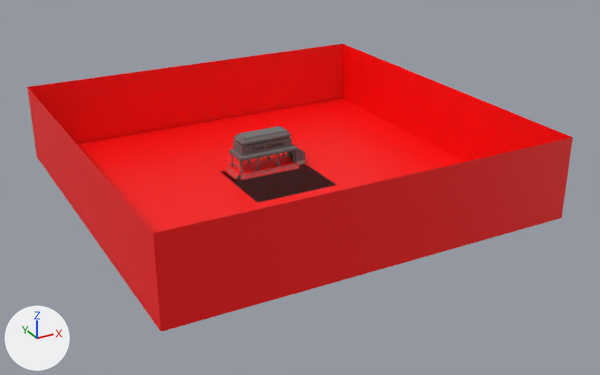
An edit to the glTF model models/train_station.glb, drawn before and after from the same camera.
Before and after are seen from a 50 mm lens placed at (-162.0, -317.0, 151.0), pointed at (6.0, -11.0, -2.0). The axes (+X, +Y, +Z) are drawn at lower left. The lights are the same throughout. Where no turn or scale is listed for an object, it has been applied to the vertices.

In view in the first picture: 'Cube.014', 'Cube.018', 'Cube.019', 'Cube.020', 'Floor', 'Floor.001', 'Rasied Floor coll', 'Upper Part'.
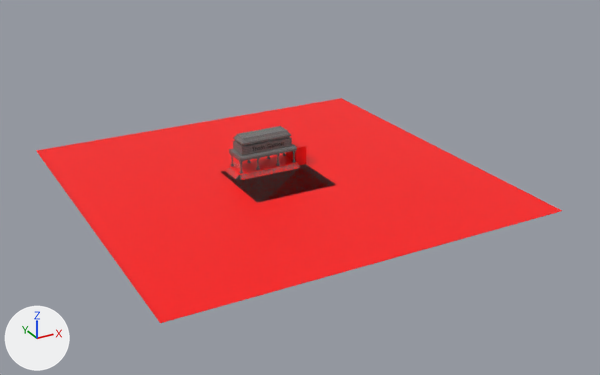
The newer file is also rescaled (x0.738) as a whole; pictures and numbers use the older file's frame.

Where the change shows, as pixel boxes [x1, y1, x2, y2] in the pictures (600 x 375 px):
'Cube.019', deleted (red): before [153, 137, 573, 332]
'Cube.020', deleted (red): before [28, 44, 343, 144]
'Cube.018', deleted (red): before [342, 44, 572, 162]
'Cube.014', deleted (red): before [27, 87, 161, 331]
'Cube.022', added: after [286, 140, 306, 165]
'Floor.001', unchanged, uncovered by the edit: before [77, 98, 466, 233]; after [36, 98, 562, 323]

What the commit changed:
Mesh me_cube_043 is new.
It is a box spanning x 14.68..20.39, y 8.77..19.05, z -0.5..9.2.
It uses material mat_collision_geometry (red #ff0000).
Object 'Cube.014' (ob_cube_014) is deleted.
Object 'Cube.018' (ob_cube_018) is deleted.
Object 'Cube.019' (ob_cube_019) is deleted.
Object 'Cube.020' (ob_cube_020) is deleted.
Object 'Cube.022' (ob_cube_022) is new; it shows me_cube_043.
Its location is (0.0, 0.0, 0.0).
